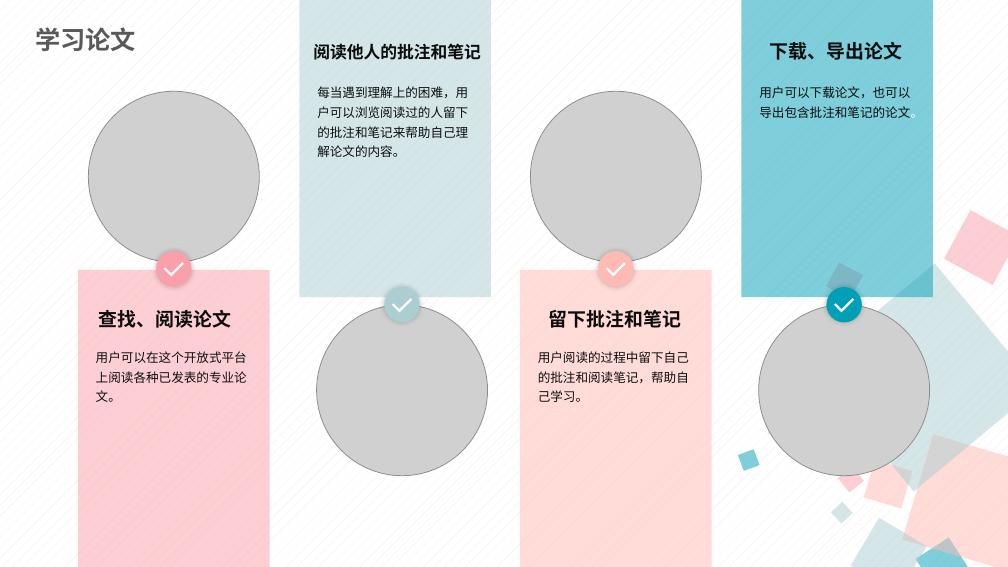
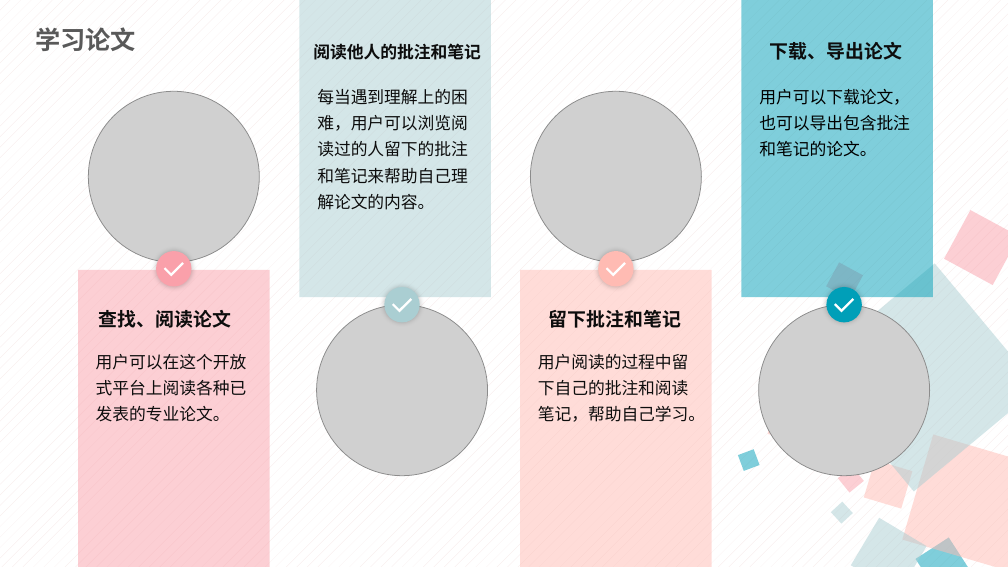
Before and after one commit to ReimuYk/Group16-PaperClip, a slide deck: slide 15 of Final/doc&model/PPT.pptx. Drawn at 1008x567 pixels with LibreOffice and Linux fonts; fonts in the diff are those of the drawing; grey boxes stand for pictures. Boxes give left, top, right and bottom in pixels: in the first picture for what was removed or moved away, otherwise in the second. Text is boxed around its words. In the diff, an @@ line names an element or a change of style, - is before the commit and + after.

```diff
--- a/Final/doc&model/PPT.pptx
+++ b/Final/doc&model/PPT.pptx
@@ size 12 to 16 pt in 3 elements at [96,354,247,422], [538,354,705,422], [317,89,468,210] @@
@@ text "用户可以下载论文，也可以导出包含批注和笔记的论文。" at [759,89,910,157]: size 12 to 16 pt, text colour #0D0D0D to #000000; text colour #FFFFFF to #000000 in "用户可以下载论文，也可以导出包含批注和笔记的论文。" @@
```
Also in this commit, not shown: 1 other slide changed.
